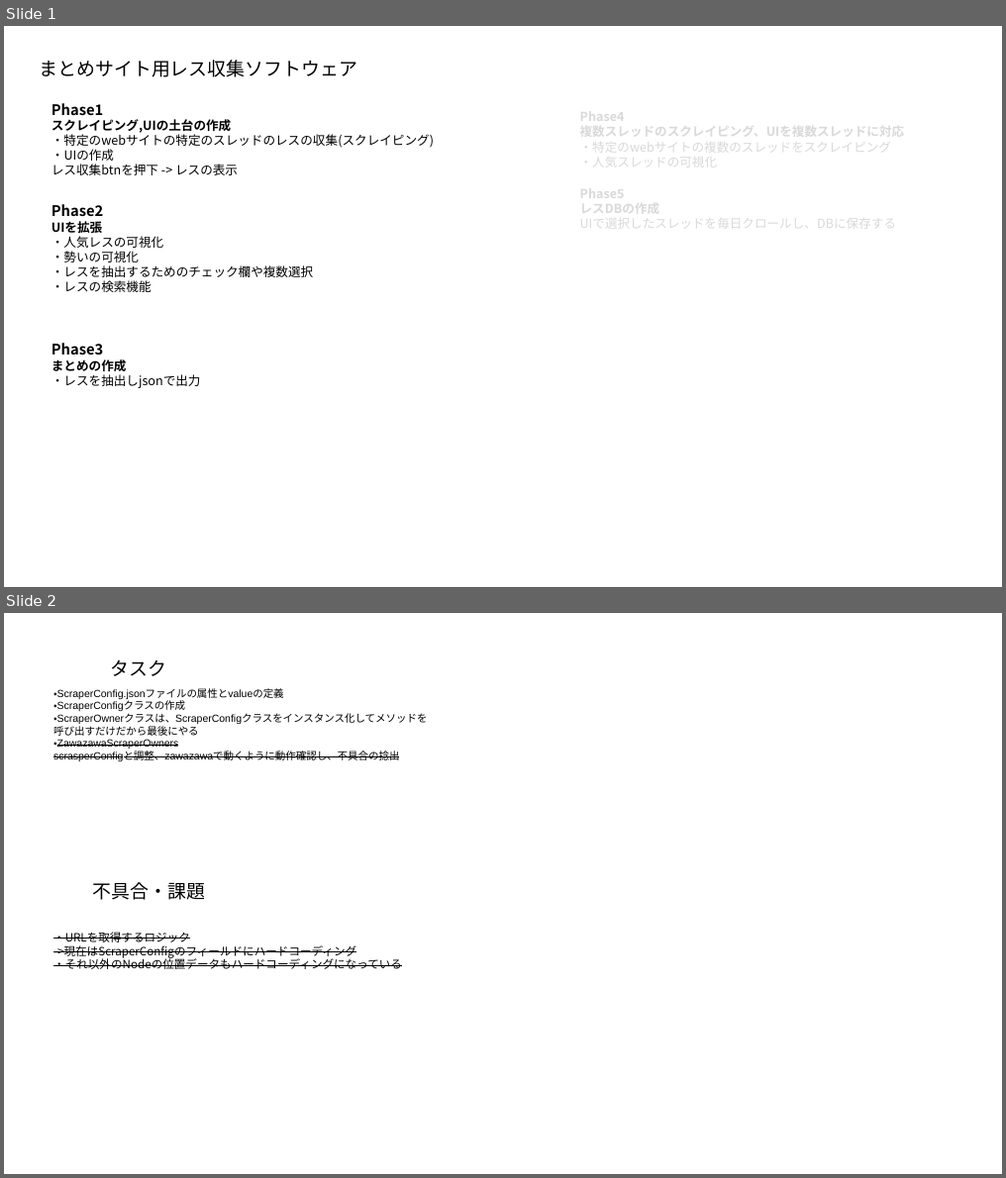
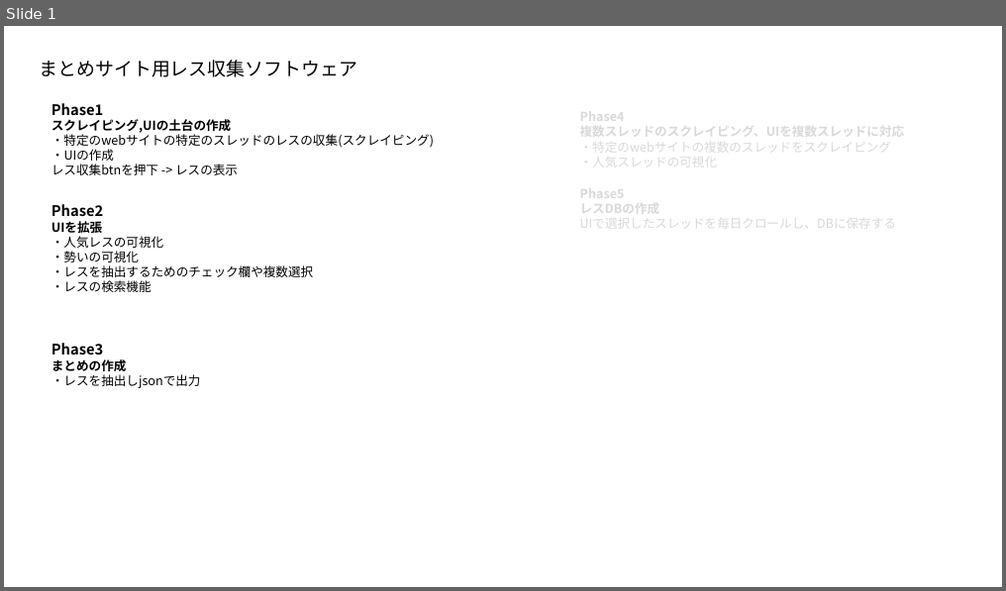
Before and after one commit to miyas02/matome_phase1, a slide deck: docs/まとめサイト管理ソフトウェア要件定義.pptx. Shown one above the other, each under a label of ours: slides 1 and 2 before the commit, slide 1 after it. The pictures are 1006x1178 and 1006x591 pixels, drawn with LibreOffice and Linux fonts; fonts in the diff are those of the drawing. Boxes give left, top, right and bottom in pixels: in the first picture for what was removed or moved away, otherwise in the second. Text is boxed around its words. In the diff, an @@ line names an element or a change of style, - is before the commit and + after.

Commit message:
ScraperOwner実装

```diff
--- a/docs/まとめサイト管理ソフトウェア要件定義.pptx
+++ b/docs/まとめサイト管理ソフトウェア要件定義.pptx
@@ slide 2 removed at [4, 613, 1002, 1174], background #FFFFFF @@
@@ text removed at [111, 660, 167, 676] @@
-タスク
@@ text removed at [54, 688, 427, 761] @@
-・ScraperConfig.jsonファイルの属性とvalueの定義
-・ScraperConfigクラスの作成
-・ScraperOwnerクラスは、ScraperConfigクラスをインスタンス化してメソッドを呼び出すだけだから最後にやる
-・ZawazawaScraperOwners
-scrasperConfigと調整、zawazawaで動くように動作確認し、不具合の捻出
@@ text removed at [93, 882, 205, 900] @@
-不具合・課題
@@ text removed at [54, 932, 402, 969] @@
-・URLを取得するロジック
-->現在はScraperConfigのフィールドにハードコーディング
-・それ以外のNodeの位置データもハードコーディングになっている
```
Also in this commit, not shown: 1 slide changed, 1 slide added, 14 other files.
